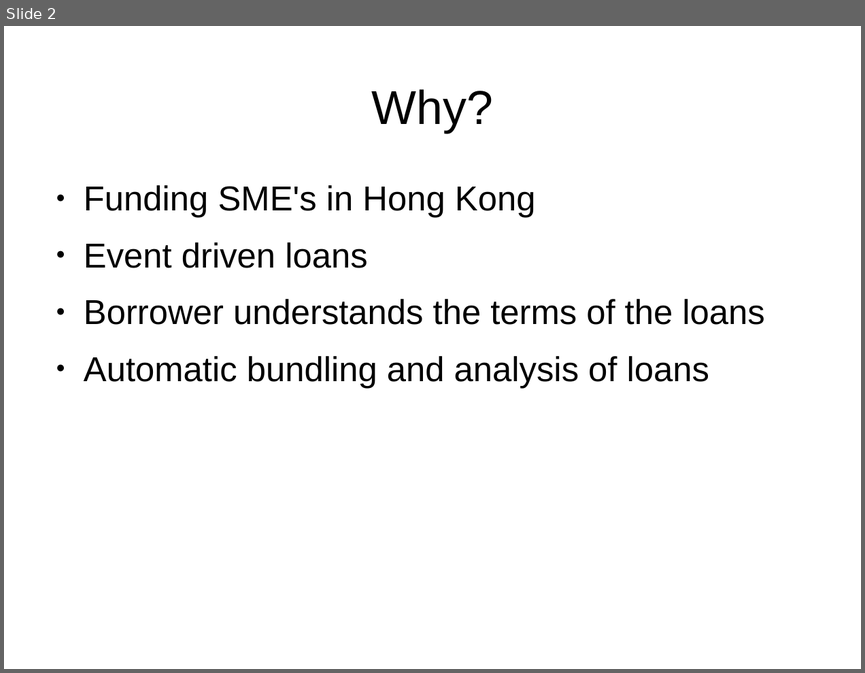
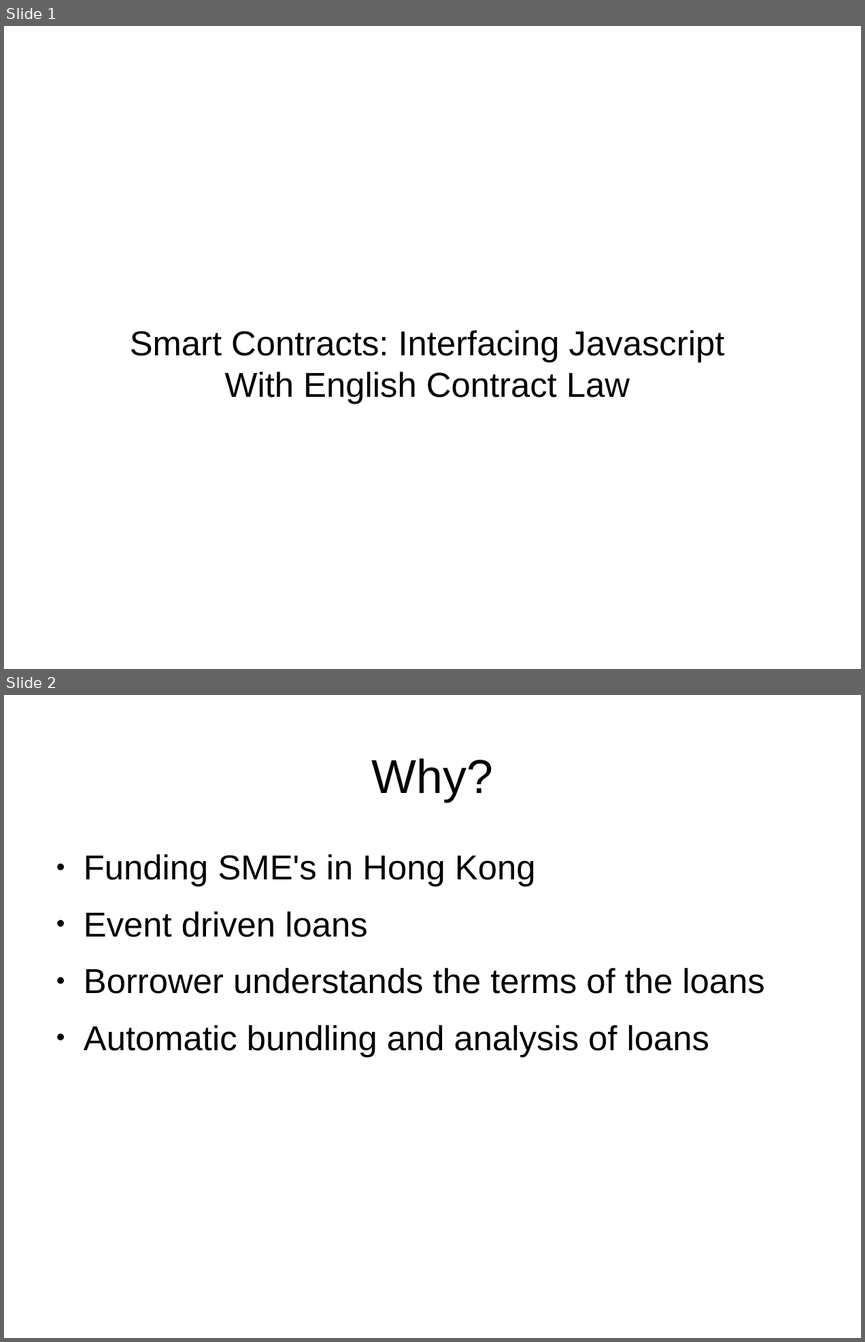
Before and after one commit to joequant/bitquant, a slide deck: pitchdecks/tech.odp. Shown one above the other, each under a label of ours: slide 2 before the commit, slides 1 and 2 after it. The pictures are 865x673 and 865x1342 pixels, drawn with LibreOffice and Linux fonts; fonts in the diff are those of the drawing. Boxes give left, top, right and bottom in pixels: in the first picture for what was removed or moved away, otherwise in the second. Text is boxed around its words. In the diff, an @@ line names an element or a change of style, - is before the commit and + after.

```diff
--- a/pitchdecks/tech.odp
+++ b/pitchdecks/tech.odp
@@ slide 1 added at [4,26,861,669], background #FFFFFF @@
@@ subtitle added at [130,330,725,404], 32 pt, text #000000 @@
+Smart Contracts: Interfacing Javascript
+With English Contract Law
```
Also in this commit, not shown: 1 slide changed, 3 other slides added, 2 slides removed, 1 other file.
